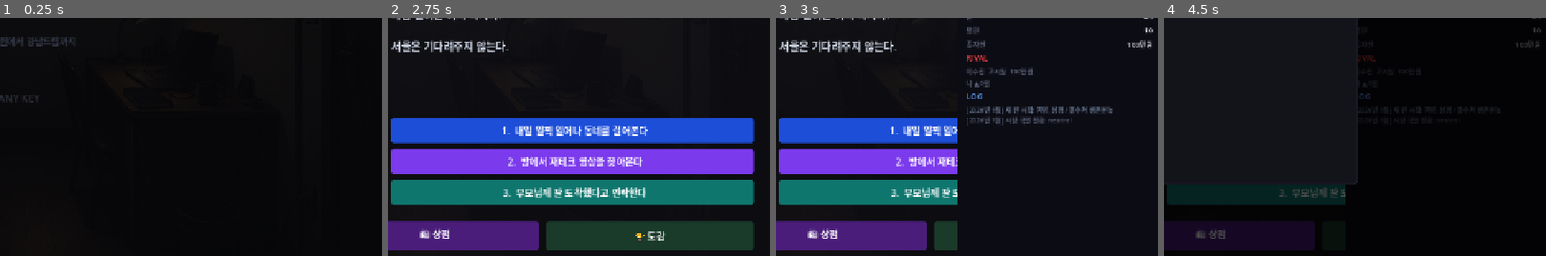
Above: before the commit, frames 1-4 (left to right).
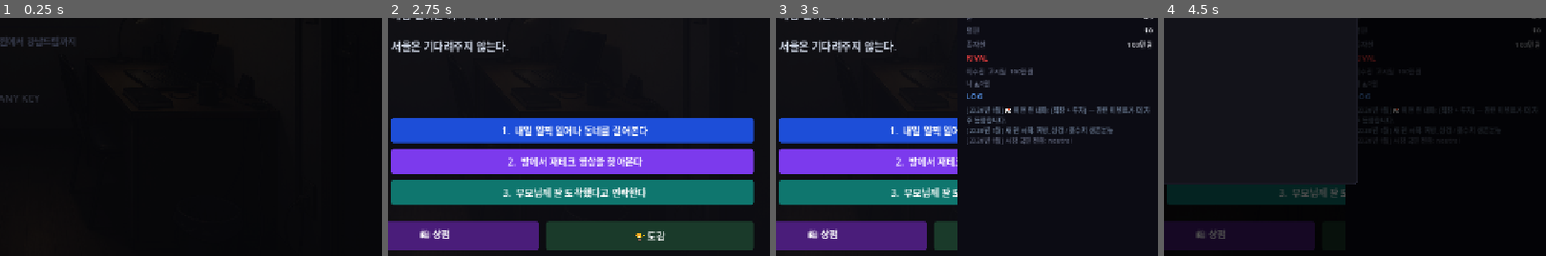
Above: after the commit, the same moments.

Repository: junheeleee/GangnamDream
Game: Godot game, scene res://scenes/StartMenu.tscn
Same seed, same stepped clock (60 frames per second), same inputs: the game is played once before the commit and once after it.
Inputs:
- Up to frame 1 (0.25 s): no input
- Up to frame 2 (2.75 s): click "흙수저 생존본능" at 0.5 s; click "새 런 시작 ▶" at 1.25 s; click "서울 생활 시작 →" at 2 s
- Up to frame 3 (3 s): click "📋 정보" at 2.75 s
- Up to frame 4 (4.5 s): click "💾" at 3.5 s; click "≡" at 4.25 s
The pictures show only the part of the screen within x 50-100%, y 50-100%; the shares and areas given below are measured in that part.

Frames 1-2 are identical in both runs. In frame 3, 2.1% of the frame differs, in the area x 50-98%, y 37-54%; in frame 4, 0.2%.

Commit message:
feat: 특성 패시브 효과 + 런 테마 시스템 추가
- 특성 패시브 효과 실제 연결:
  - 야근 면역자: 매월 스트레스 -2, 건강 +1
  - 번아웃 생존자: 극심한 스트레스 피해 -50%, 매월 정신 +2, 스트레스 -1
  - 안정 지향형: 무직 패널티 완화, 매월 정신 +1, 스트레스 -1
  - 인맥왕: 관계 3명+ 유지 시 매월 평판 +1
  - 강남드림 계승자: 투자 수수료 50% 절감
  - 리스크 중독자: 투자 수익/손실 1.15x 증폭
  - 강남 토박이: 이사 보증금 20% 절감
- 런 테마 시스템: 매 런 시작 시 7개 카테고리 중 2개 랜덤 선택,
  해당 카테고리 이벤트 1.35x 가중치 부스트 — 런마다 다른 이야기
- traits.json 설명에 패시브 효과 명시

https://claude.ai/code/session_01PWTM2nbnvov7uJas7oLraE

Diff:
--- a/autoloads/EventManager.gd
+++ b/autoloads/EventManager.gd
@@ -211,6 +211,11 @@
 		weight *= 1.0 + min(float(diff) / 30.0, 0.5)
 	elif diff <= -6 and (tags.has("investment") or tags.has("unorthodox") or tags.has("risk")):
 		weight *= 1.0 + min(float(-diff) / 30.0, 0.5)
+	# 런 테마 보너스: 매 런마다 2개 카테고리 이벤트 1.35x
+	var run_themes: Array = GameState.run_theme_categories
+	if not run_themes.is_empty():
+		if run_themes.has(str(event.get("category", ""))):
+			weight *= 1.35
 	# 이번 달 집중 태그와 일치하면 보너스
 	var focus = GameState.month_focus
 	if not focus.is_empty():
--- a/autoloads/GameState.gd
+++ b/autoloads/GameState.gd
@@ -66,6 +66,7 @@
 var event_log: Array = []
 var action_log: Array = []
 var flags: Dictionary = {}
+var run_theme_categories: Array = []
 var market_prices: Dictionary = {}
 var price_history: Dictionary = {}
 var market_context = {
@@ -121,6 +122,7 @@
 	event_log = []
 	action_log = []
 	flags = {}
+	run_theme_categories = []
 	market_prices = {}
 	price_history = {}
 	unlocked_stat_thresholds = {}
@@ -138,6 +140,7 @@
 
 	_apply_trait_bonus(selected_trait)
 	_apply_background_bonus(chosen_background)
+	_roll_run_theme()
 	_init_market_prices()
 	add_log("새 런 시작: %s / %s" % [chosen_background, selected_trait], "system")
 	stats_changed.emit()
@@ -171,6 +174,18 @@
 		bonuses = MetaProgression.get_trait_bonus(selected_trait)
 	apply_effects(bonuses)
 
+func _roll_run_theme():
+	var pool = ["investment", "jobs", "social", "health", "relationship", "gambling", "finance"]
+	pool.shuffle()
+	run_theme_categories = [pool[0], pool[1]]
+	var label_map = {
+		"investment": "투자", "jobs": "직장", "social": "인간관계",
+		"health": "건강", "relationship": "연애", "gambling": "도박", "finance": "재정"
+	}
+	var a = label_map.get(pool[0], pool[0])
+	var b = label_map.get(pool[1], pool[1])
+	add_log("🎲 이번 런 테마: [%s + %s] — 관련 이벤트가 더 자주 등장합니다." % [a, b], "system")
+
 func _init_market_prices():
 	for asset in DataRegistry.assets:
 		market_prices[asset.get("id", "")] = float(asset.get("initial_price", asset.get("base_price", 10_000.0)))
@@ -209,6 +224,9 @@
 	if money < float(next_info.get("req_cash", 0.0)):
 		return {"success": false, "message": "자금이 부족합니다."}
 	var deposit_diff = float(next_info.get("deposit", 0.0)) - float(info.get("deposit", 0.0))
+	if current_trait == "강남 토박이" and deposit_diff > 0:
+		deposit_diff *= 0.8
+		add_log("🏙 강남 토박이 특성: 이사 비용 20% 절감", "system")
 	add_money(-deposit_diff)
 	housing = next_id
 	fixed_expense = get_housing_expense()
@@ -225,10 +243,18 @@
 		flags["has_received_paycheck"] = true
 		add_log("💳 첫 월급이 통장에 들어왔다. 이제 투자를 시작할 수 있다.", "job")
 
-	# ── 서울살이 기본 압박 ──────────────────────────────────────────
-	modify_stat("health", -2)
-	modify_stat("mental", -3)
-	modify_hidden_stat("stress", 3)
+	# ── 서울살이 기본 압박 (트레이트 패시브 적용) ──────────────────
+	var _s_mod := 3; var _h_mod := -2; var _m_mod := -3
+	match current_trait:
+		"야근 면역자":   _s_mod -= 2; _h_mod += 1
+		"번아웃 생존자": _s_mod -= 1; _m_mod += 2
+		"안정 지향형":   _s_mod -= 1; _m_mod += 1
+		"인맥왕":
+			if relationships.size() >= 3:
+				modify_hidden_stat("reputation", 1)
+	modify_stat("health", _h_mod)
+	modify_stat("mental", _m_mod)
+	modify_hidden_stat("stress", _s_mod)
 
 	# ── 주거 패시브 + 거주 기간 추적 ────────────────────────────────
 	housing_months[housing] = housing_months.get(housing, 0) + 1
@@ -256,14 +282,17 @@
 
 	# 무직이면 정신/스트레스 추가 압박 (완화: -3/-5 → -2/-3)
 	if monthly_income == 0:
-		modify_stat("mental", -2)
-		modify_hidden_stat("stress", 3)
+		var _u_mental := -1 if current_trait == "안정 지향형" else -2
+		var _u_stress := 1 if current_trait == "안정 지향형" else 3
+		modify_stat("mental", _u_mental)
+		modify_hidden_stat("stress", _u_stress)
 		add_log("💸 수입이 없다. 통장 잔고가 줄어가는 게 느껴진다.", "stress")
 
 	# 스트레스 단계별 추가 피해 (누적 구조)
 	if stress >= 80:
-		modify_stat("health", -4)
-		modify_stat("mental", -4)
+		var _extreme := -4 if current_trait != "번아웃 생존자" else -2
+		modify_stat("health", _extreme)
+		modify_stat("mental", _extreme)
 		add_log("🚨 극심한 스트레스가 몸과 마음을 갉아먹고 있다.", "stress")
 	elif stress >= 60:
 		modify_stat("health", -2)
@@ -636,6 +665,7 @@
 		"market_prices": market_prices,
 		"price_history": price_history,
 		"market_context": market_context,
+		"run_theme_categories": run_theme_categories,
 	}
 
 func load_from_dict(data):
--- a/content/meta/traits.json
+++ b/content/meta/traits.json
@@ -10,7 +10,7 @@
     "id": "야근 면역자",
     "unlock": "assets_50m",
     "unlock_hint": "한 런에서 5천만원 이상 자산 달성 시 해금",
-    "description": "야근이 일상이 됐다. 시작부터 스트레스에 강하고 체력이 붙어 있다.",
+    "description": "야근이 일상이 됐다. 시작부터 체력이 붙어 있고 스트레스에 강하다.\n[패시브] 매월 스트레스 압박 -2, 건강 회복 +1",
     "bonus": {
       "stress": -15,
       "health": 8
@@ -20,7 +20,7 @@
     "id": "리스크 중독자",
     "unlock": "assets_200m",
     "unlock_hint": "한 런에서 2억원 이상 자산 달성 시 해금",
-    "description": "한 번 크게 먹어봤다. 투자 감각과 배짱이 남달라졌다. 대신 멈출 줄 모른다.",
+    "description": "한 번 크게 먹어봤다. 투자 감각과 배짱이 남달라졌다. 대신 멈출 줄 모른다.\n[패시브] 투자 매도 시 수익/손실 모두 ×1.15 증폭",
     "bonus": {
       "investment_skill": 10,
       "luck": 8,
@@ -31,7 +31,7 @@
     "id": "안정 지향형",
     "unlock": "ending_stable_life",
     "unlock_hint": "안정적 노후 또는 평범한 삶 엔딩 달성 시 해금",
-    "description": "안정을 알고 다시 시작한다. 사회성과 지식이 이미 쌓여 있고 여윳돈이 있다.",
+    "description": "안정을 알고 다시 시작한다. 사회성과 지식이 이미 쌓여 있고 여윳돈이 있다.\n[패시브] 무직 기간 스트레스/정신 압박 완화, 매월 정신력 압박 -1",
     "bonus": {
       "money": 2000000,
       "intelligence": 5,
@@ -42,7 +42,7 @@
     "id": "강남드림 계승자",
     "unlock": "ending_gangnam_dream",
     "unlock_hint": "강남드림 엔딩 달성 시 해금",
-    "description": "전생의 기억이 남아 있다. 투자 본능과 사회적 감각이 이미 깨어 있다.",
+    "description": "전생의 기억이 남아 있다. 투자 본능과 사회적 감각이 이미 깨어 있다.\n[패시브] 투자 매수 수수료 50% 절감",
     "bonus": {
       "money": 3000000,
       "investment_skill": 12,
@@ -55,7 +55,7 @@
     "id": "번아웃 생존자",
     "unlock": "ending_burnout_or_mental",
     "unlock_hint": "번아웃 또는 멘탈 붕괴 엔딩 경험 시 해금",
-    "description": "바닥까지 가봤다. 이제 무너지지 않는 법을 안다. 시작부터 정신이 단단하다.",
+    "description": "바닥까지 가봤다. 이제 무너지지 않는 법을 안다. 시작부터 정신이 단단하다.\n[패시브] 극심한 스트레스(80+) 피해 -50%, 매월 정신력 회복 +2, 스트레스 압박 -1",
     "bonus": {
       "mental": 15,
       "stress": -20,
@@ -66,7 +66,7 @@
     "id": "인맥왕",
     "unlock": "ending_startup_or_political",
     "unlock_hint": "스타트업 엑싯 또는 정치 테마 엔딩 달성 시 해금",
-    "description": "사람이 자산이라는 걸 깨달았다. 처음부터 사회성과 평판이 남다르다.",
+    "description": "사람이 자산이라는 걸 깨달았다. 처음부터 사회성과 평판이 남다르다.\n[패시브] 관계 3명 이상 유지 시 매월 평판 +1",
     "bonus": {
       "social_skill": 10,
       "reputation": 8,
@@ -77,7 +77,7 @@
     "id": "강남 토박이",
     "unlock": "runs_10",
     "unlock_hint": "총 10번 이상 런 완료 시 해금",
-    "description": "강남의 생리를 몸으로 익혔다. 보이는 것과 보이지 않는 것을 구분할 줄 안다.",
+    "description": "강남의 생리를 몸으로 익혔다. 보이는 것과 보이지 않는 것을 구분할 줄 안다.\n[패시브] 이사 비용(보증금 차액) 20% 절감",
     "bonus": {
       "money": 1500000,
       "appearance": 6,
--- a/systems/InvestmentSystem.gd
+++ b/systems/InvestmentSystem.gd
@@ -35,7 +35,8 @@
 		return {"success": false, "message": "잔액이 부족합니다."}
 
 	var decision_penalty = clamp(float(GameState.stress - 55) / 250.0, 0.0, 0.2)
-	var fee = amount_krw * (0.003 + decision_penalty)
+	var base_fee_rate = 0.0015 if GameState.current_trait == "강남드림 계승자" else 0.003
+	var fee = amount_krw * (base_fee_rate + decision_penalty)
 	var quantity = max(0.0, amount_krw - fee) / current_price
 	if GameState.portfolio.has(asset_id):
 		var holding: Dictionary = GameState.portfolio[asset_id]
@@ -65,6 +66,9 @@
 	var net = gross * 0.995
 	var cost = sell_quantity * float(holding.get("avg_price", current_price))
 	var profit = net - cost
+	if GameState.current_trait == "리스크 중독자" and profit != 0:
+		profit *= 1.15
+		net = cost + profit
 	holding["quantity"] = float(holding.get("quantity", 0.0)) - sell_quantity
 	if float(holding["quantity"]) <= 0.0001:
 		GameState.portfolio.erase(asset_id)
